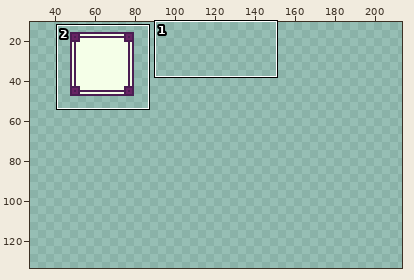
Edited in one commit: pixel-art file (assets/ui.aseprite). The picture above shows the old version from afar; the outline marks the close-up.
Close-up. Before the commit:
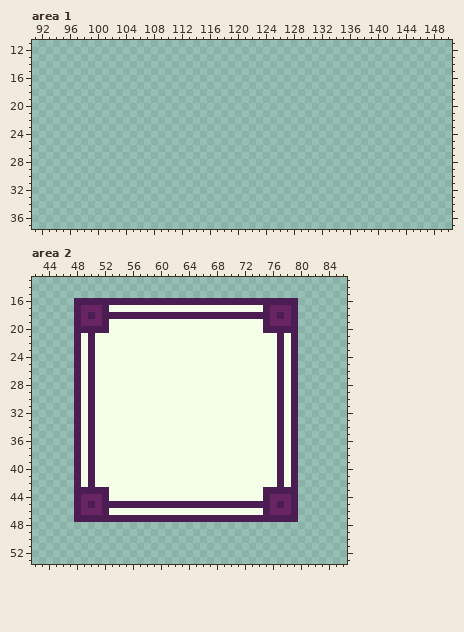
256x256 pixels, 1 frame. Shown: area 1: x 91..150, y 11..37; area 2: x 42..86, y 13..53. The wide view leaves out empty margins. The commit also changed other parts of the picture, which this record leaves out.
After:
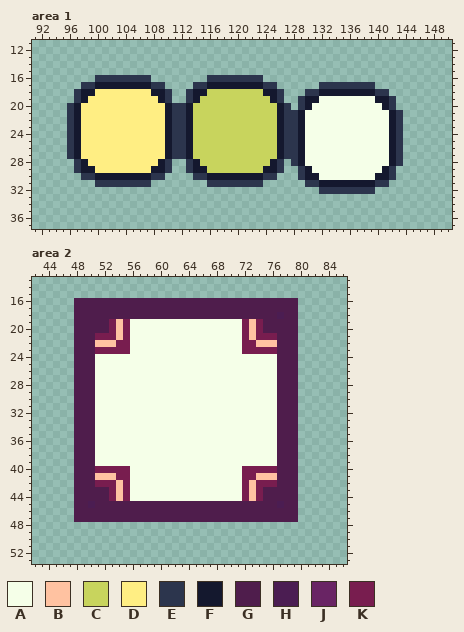
Palette (. is transparent): A #f5ffe8  B #ffc2a1  C #c8d45d  D #ffee83  E #2c354d  F #14182e  G #4f1d4c  H #4b1d52  J #692464  K #781d4f
Edits made:
Area 1:
y 16: x 100..107 ........ -> EEEEEEEE; x 116..123 ........ -> EEEEEEEE
y 17: x 98..109 ............ -> EEFFFFFFFFEE; x 114..125 ............ -> EEFFFFFFFFEE; x 132..139 ........ -> EEEEEEEE
y 18: x 97..110 .............. -> EFFDDDDDDDDFFE; x 113..126 .............. -> EFFCCCCCCCCFFE; x 130..141 ............ -> EEFFFFFFFFEE
y 19: x 97..110 .............. -> EFDDDDDDDDDDFE; x 113..126 .............. -> EFCCCCCCCCCCFE; x 129..142 .............. -> EFFAAAAAAAAFFE
y 20: x 96..127 ................................ -> EFDDDDDDDDDDDDFEEFCCCCCCCCCCCCFE; x 129..142 .............. -> EFAAAAAAAAAAFE
y 21..27: x 96..143 ................................................ -> EFDDDDDDDDDDDDFEEFCCCCCCCCCCCCFEEFAAAAAAAAAAAAFE
y 28: x 97..110 .............. -> EFDDDDDDDDDDFE; x 113..126 .............. -> EFCCCCCCCCCCFE; x 128..143 ................ -> EFAAAAAAAAAAAAFE
y 29: x 97..110 .............. -> EFFDDDDDDDDFFE; x 113..126 .............. -> EFFCCCCCCCCFFE; x 129..142 .............. -> EFAAAAAAAAAAFE
y 30: x 98..109 ............ -> EEFFFFFFFFEE; x 114..125 ............ -> EEFFFFFFFFEE; x 129..142 .............. -> EFFAAAAAAAAFFE
y 31: x 100..107 ........ -> EEEEEEEE; x 116..123 ........ -> EEEEEEEE; x 130..141 ............ -> EEFFFFFFFFEE
y 32: x 132..139 ........ -> EEEEEEEE
Area 2:
y 16: x 48..79 HHHHHHHHHHHHHHHHHHHHHHHHHHHHHHHH -> GGGGGGGGGGGGGGGGGGGGGGGGGGGGGGGG
y 17: x 48..79 HJJJHAAAAAAAAAAAAAAAAAAAAAAHJJJH -> GGGGGGGGGGGGGGGGGGGGGGGGGGGGGGGG
y 18: x 48..76 HJHJHHHHHHHHHHHHHHHHHHHHHHHHJ -> GGGGGGGGGGGGGGGGGGGGGGGGGGGGG; x 78..79 JH -> GG
y 19: x 48..55 HJJJHAAA -> GGGGGKBK; x 72..79 AAAHJJJH -> KBKGGGGG
y 20: x 48..55 HHHHHAAA -> GGGGGKBK; x 72..79 AAAHHHHH -> KBKGGGGG
y 21: x 48..55 HAHAAAAA -> GGGKKKBK; x 72..79 AAAAAHAH -> KBKKKGGG
y 22: x 48..55 HAHAAAAA -> GGGBBBKK; x 72..79 AAAAAHAH -> KKBBBGGG
y 23: x 48..55 HAHAAAAA -> GGGKKKKK; x 72..79 AAAAAHAH -> KKKKKGGG
y 24..39: x 48..50 HAH -> GGG; x 77..79 HAH -> GGG
y 40: x 48..55 HAHAAAAA -> GGGKKKKK; x 72..79 AAAAAHAH -> KKKKKGGG
y 41: x 48..55 HAHAAAAA -> GGGBBBKK; x 72..79 AAAAAHAH -> KKBBBGGG
y 42: x 48..55 HAHAAAAA -> GGGKKKBK; x 72..79 AAAAAHAH -> KBKKKGGG
y 43: x 48..55 HHHHHAAA -> GGGGGKBK; x 72..79 AAAHHHHH -> KBKGGGGG
y 44: x 48..55 HJJJHAAA -> GGGGGKBK; x 72..79 AAAHJJJH -> KBKGGGGG
y 45: x 48..49 HJ -> GG; x 51..76 JHHHHHHHHHHHHHHHHHHHHHHHHJ -> GGGGGGGGGGGGGGGGGGGGGGGGGG; x 78..79 JH -> GG
y 46: x 48..79 HJJJHAAAAAAAAAAAAAAAAAAAAAAHJJJH -> GGGGGGGGGGGGGGGGGGGGGGGGGGGGGGGG
y 47: x 48..79 HHHHHHHHHHHHHHHHHHHHHHHHHHHHHHHH -> GGGGGGGGGGGGGGGGGGGGGGGGGGGGGGGG
